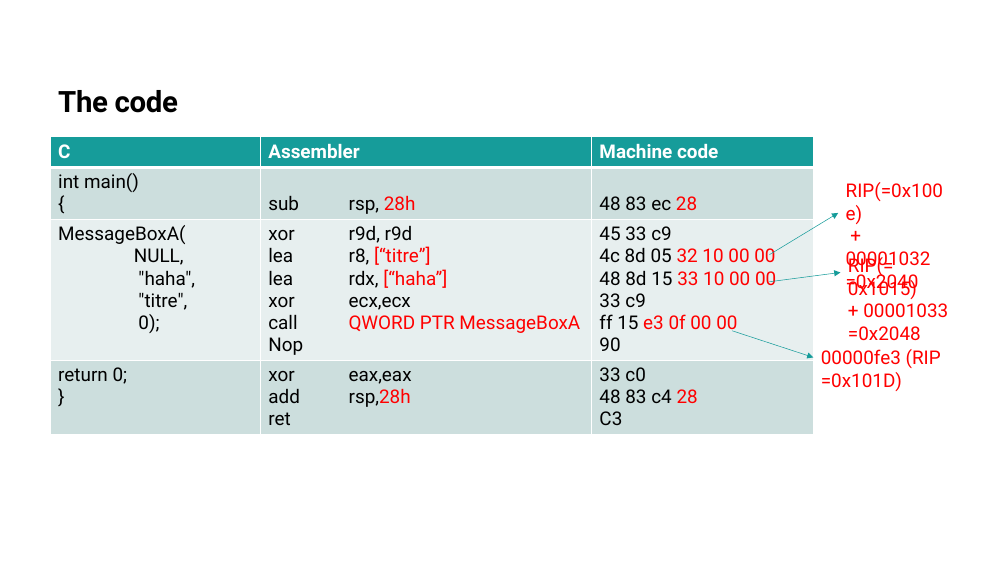
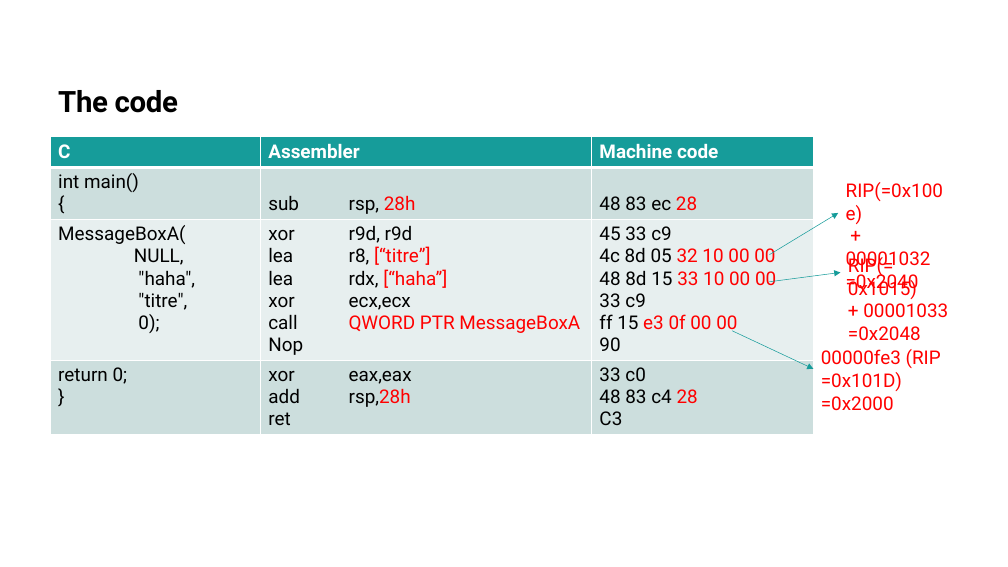
Before and after one commit to PPoliakoff/FromHexToExe, a slide deck: slide 13 of From Hex to Exe.pptx. Drawn at 1008x567 pixels with LibreOffice and Linux fonts; fonts in the diff are those of the drawing. Boxes give left, top, right and bottom in pixels: in the first picture for what was removed or moved away, otherwise in the second. Text is boxed around its words. In the diff, an @@ line names an element or a change of style, - is before the commit and + after.

```diff
--- a/From Hex to Exe.pptx
+++ b/From Hex to Exe.pptx
@@ arrow moved from (732, 331) - (814, 358) to (732, 331) - (814, 369) @@
@@ text at (821,396,894,411): paragraph added @@
+=0x2000
```
Also in this commit, not shown: 3 other slides changed, 7 other files.
